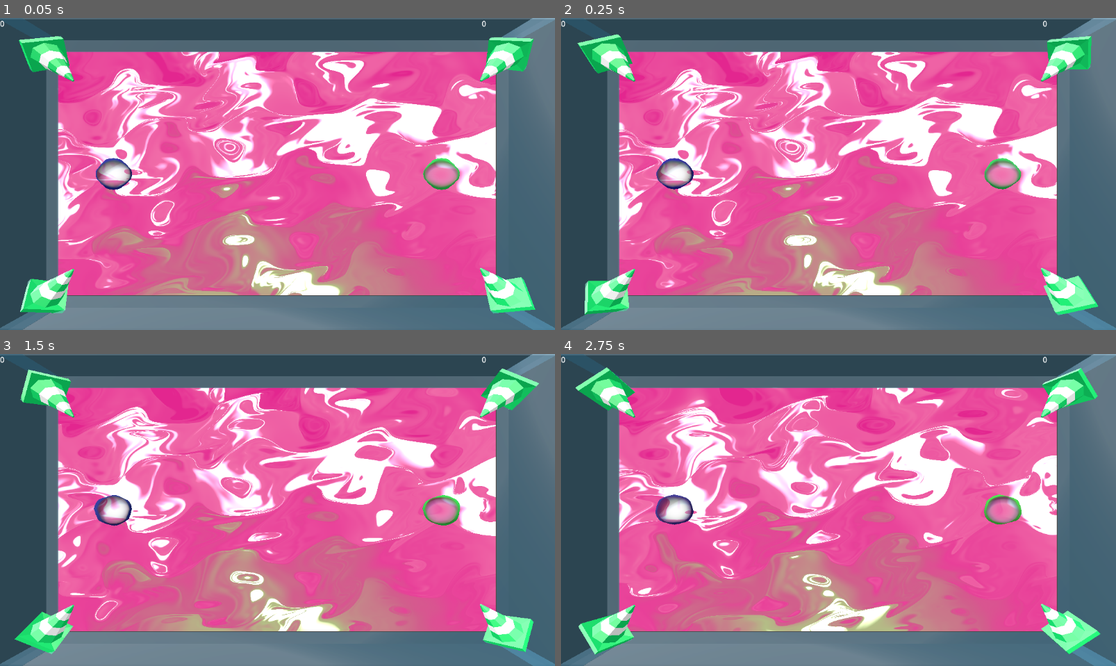
Above: before the commit, frames 1-4 (two rows, left to right).
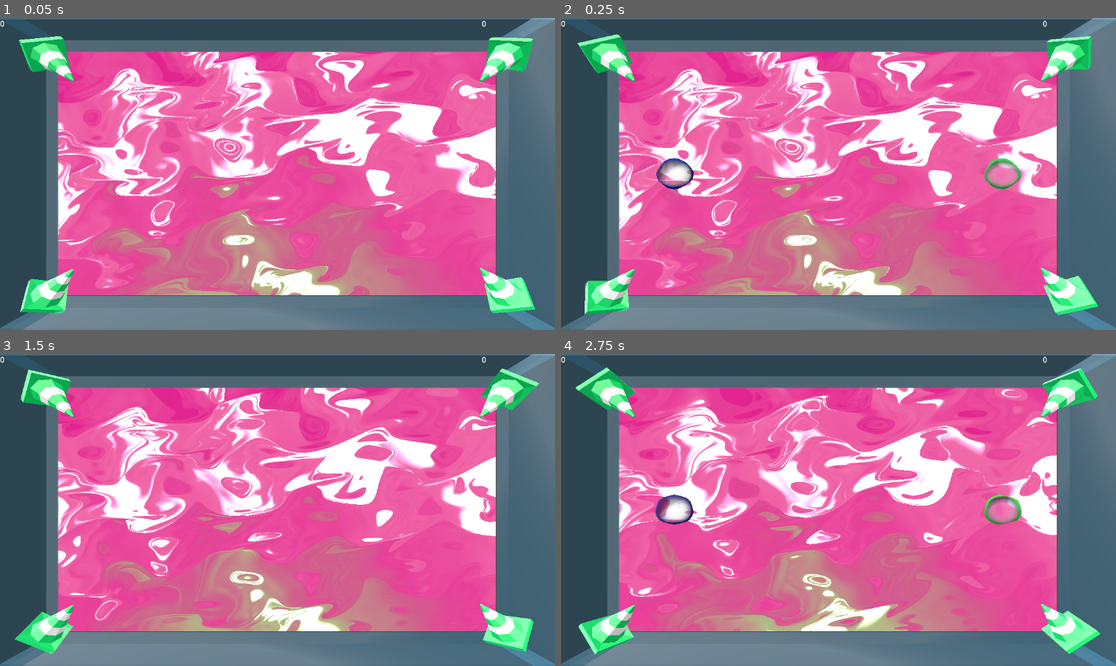
Above: after the commit, the same moments.

Repository: Ultimo-Momento-Responsable/GGJ2025
Game: Godot game, scene res://scenes/viewport.tscn
Same seed, same stepped clock (60 frames per second), same inputs: the game is played once before the commit and once after it.
Inputs:
- Up to frame 1 (0.05 s): no input
- Up to frame 2 (0.25 s): no input
- Up to frame 3 (1.5 s): no input
- Up to frame 4 (2.75 s): no input

The runs differ from the first frame. In frame 1, 0.8% of the frame differs, in the area x 17-83%, y 44-56%; in frame 2, nothing differs; in frame 3, 0.9%, in the area x 16-83%, y 45-56%; in frame 4, nothing differs.

Commit message:
invulnerability

Diff:
--- a/scenes/arena_base.tscn
+++ b/scenes/arena_base.tscn
@@ -62,6 +62,7 @@
 [node name="Player2" parent="WorldEnvironment" instance=ExtResource("2_8abf3")]
 transform = Transform3D(2, 0, 0, 0, 2, 0, 0, 0, 2, 12, 0, 0)
 collision_mask = 5
+max_speed = 25.0
 player = "2"
 initial_position = Vector3(12, 0, 0)
 
--- a/scripts/bubble.gd
+++ b/scripts/bubble.gd
@@ -10,8 +10,11 @@
 @export var extra_size: float = 0.5
 @export var power_force: float = 15
 @export var initial_position: Vector3
+@export var i_time = 1.5
 
+var i_animation = 0
 var deaths = 0
+var initial_i_time = i_time
 var initial_scale = scale
 var initial_max_speed = max_speed
 var boosters: int = 0
@@ -27,7 +30,17 @@
 	if name == "Player2":
 		my_material.set_shader_parameter("outline_color", Vector4( 0.25, 1.0, 0.35, 1.0 ))
 
+func _process(delta: float) -> void:
+	if i_time > 0:
+		if (i_animation % 4 == 0):
+			visible = !visible
+		i_animation += 1
+	else:
+		visible = true
+
 func _physics_process(delta: float) -> void:
+	if i_time > 0:
+		i_time -= delta
 	_custom_physics(delta)
 
 func _custom_physics(delta: float) -> void:
@@ -58,7 +71,8 @@
 			var collision_normal = collision.get_normal()
 
 			if collider and collider.is_in_group("hazards"):
-				_pop_bubble()
+				if i_time <= 0:
+					_pop_bubble()
 			elif collider and collider is Bubble:
 				_handle_bubble_collision(collider as Bubble, collision_normal)
 			elif collider and collider.is_in_group("boundaries"):
@@ -94,6 +108,8 @@
 		_reset_values()
 
 func _reset_values():
+	i_animation = 0
+	i_time = initial_i_time
 	position = initial_position
 	scale = initial_scale
 	boosters = 0
--- a/scripts/weight.gd
+++ b/scripts/weight.gd
@@ -10,7 +10,7 @@
 	tween.tween_property(self, "scale", Vector3(1.0, 1.0 ,1.0), 0.5)
 	await tween.finished
 	$CollisionShape3D.disabled = false
-	apply_impulse(Vector3(0, -700, 0))
+	apply_impulse(Vector3(0, -600, 0))
 	# linear_velocity = base_speed * Vector3.DOWN
 
 func _process(delta):
